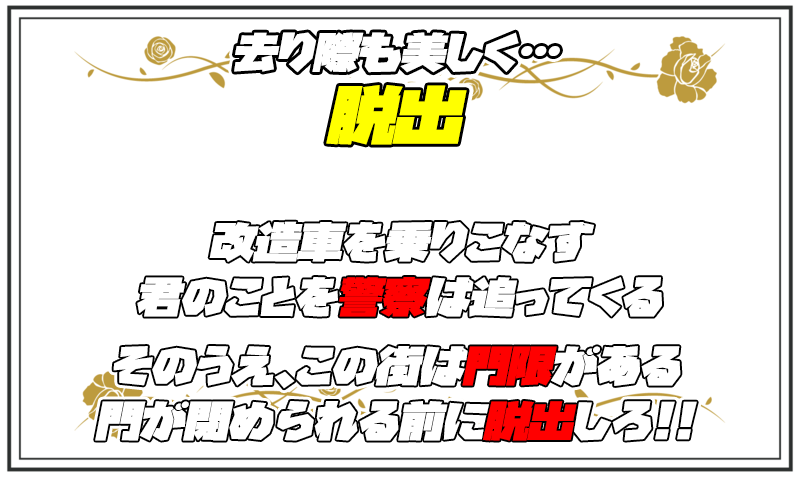
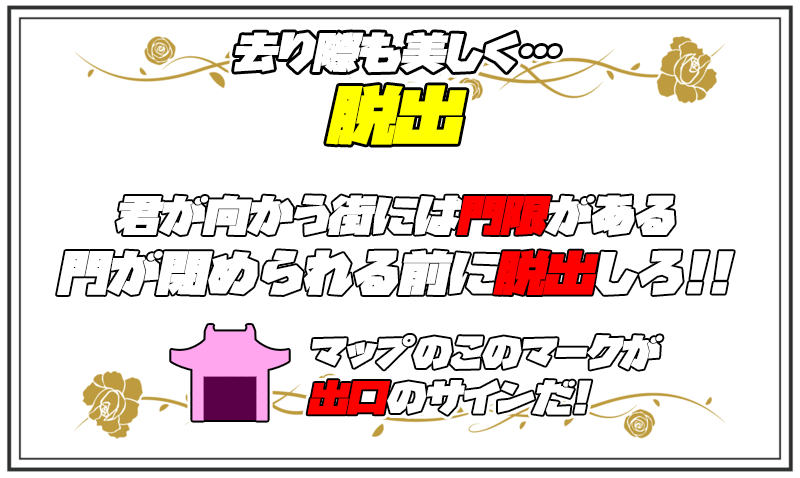
Before/after of a 800x478 layered artwork. What changed in the layer stack:
hid group "paper6" (7 layers) over (81, 193, 710, 442)
renamed "そのうえ、この街は門限がある 門が閉められる前に脱出しろ!!" to "車の耐久度に気をつけろ!", moved it into group "paper6", painted on it over (95, 298, 697, 441)
renamed "改造車を乗りこなす 君のことを警察は追ってくる" to "改造車を乗りこなす 君のことをヤツは追ってくる", moved it into group "paper6", painted on it over (137, 193, 662, 317)
added group "paper7" with 6 layers above "レイヤー 0" over (57, 193, 734, 421)
added layer "マップのこのマークが 出口のサインだ!" in group "paper7" over (307, 335, 663, 415)
added layer "icon005" in group "paper7" over (171, 325, 289, 421)
added group "グループ 1" (4th of 4, in "paper7") with 3 layers in group "paper7" over (57, 193, 734, 295)
added layer "君が向かう街には門限がある 門が閉められる前に脱出しろ!!" in group "グループ 1" over (57, 195, 734, 295)
